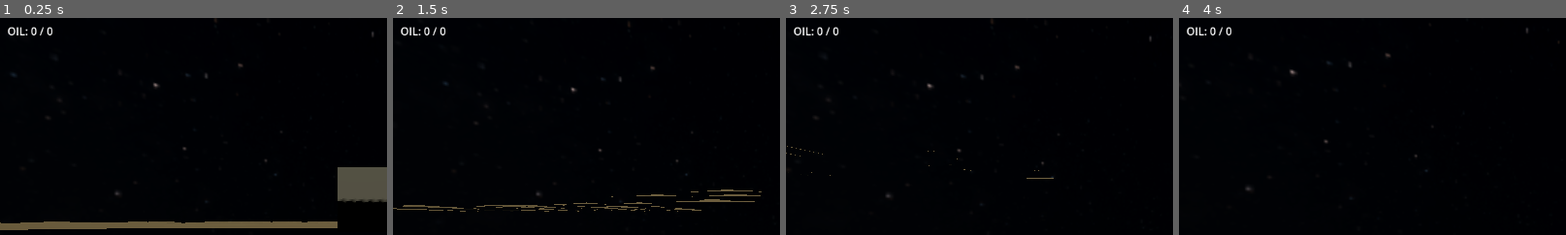
Above: before the commit, frames 1-4 (left to right).
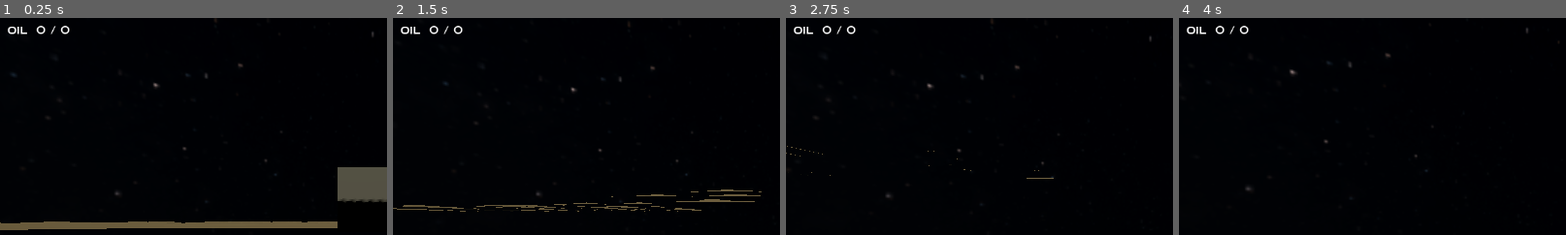
Above: after the commit, the same moments.

Repository: drussillo/Planet-Prospectors
Game: Godot game, scene res://scenes/main.tscn
The game is run twice, just before and just after one commit, with the same random seed, the same clock (stepped at 60 frames per second) and the same inputs.
Inputs (mouse positions are % of the whole screen's width and height, from its top left):
- Up to frame 1 (0.25 s): no input
- Up to frame 2 (1.5 s): move the mouse to (55, 50) at 0.52 s; hold F (interact) 0.53-1.28 s; hold W (forward) from 0.53 s (still down); tap Space (jump) at 0.77 s; move the mouse to (45, 50) at 1.27 s; tap F (interact) at 1.35 s
- Up to frame 3 (2.75 s): keep holding W (forward); tap Space (jump) at 1.52 s; move the mouse to (52, 48) at 2.02 s; hold F (interact) from 2.03 s (still down)
- Up to frame 4 (4 s): keep holding W (forward); move the mouse to (49, 52) at 2.77 s; release F (interact) at 2.78 s; tap F (interact) at 2.85 s; tap Space (jump) at 3.02, 3.77 s; tap Enter at 3.5 s; move the mouse to (57, 51) at 3.52 s; hold F (interact) from 3.53 s (still down)
The pictures show only the part of the screen within x 2-52%, y 3-53%; the shares and areas given below are measured in that part.

The runs differ from the first frame. In frame 1, 0.4% of the frame differs, in the area x 2-19%, y 3-9%; in frame 2, 0.4%; in frame 3, 0.4%; in frame 4, 0.4%.

Commit message:
Added font

Diff:
--- a/planet-prospectors/scenes/player_hud.tscn
+++ b/planet-prospectors/scenes/player_hud.tscn
@@ -1,6 +1,7 @@
 [gd_scene format=3 uid="uid://b44p6q4yxn62w"]
 
 [ext_resource type="Script" uid="uid://coycmgnus8va7" path="res://scripts/player_hud.gd" id="1_mlvnn"]
+[ext_resource type="FontFile" uid="uid://cig7en63x3xhk" path="res://assets/misc/SpeedyRegular-7BLoE.ttf" id="2_iraov"]
 
 [node name="playerHUD" type="Node2D" unique_id=1891488524]
 script = ExtResource("1_mlvnn")
@@ -10,4 +11,5 @@
 offset_top = 28.0
 offset_right = 330.0
 offset_bottom = 60.0
+theme_override_fonts/font = ExtResource("2_iraov")
 text = "OIL COUNTER"
--- a/planet-prospectors/scripts/player_hud.gd
+++ b/planet-prospectors/scripts/player_hud.gd
@@ -5,7 +5,7 @@
 	pass
 
 func update_oilcount(current, objective) -> void:
-	$oilcount.text = str("OIL: ", current, " / ", objective)
+	$oilcount.text = str("OIL  ", current, " / ", objective)
 
 # Called every frame. 'delta' is the elapsed time since the previous frame.
 func _process(delta: float) -> void:
Binary file added: planet-prospectors/assets/misc/SpeedyRegular-7BLoE.ttf
Not shown, added: planet-prospectors/assets/misc/SpeedyRegular-7BLoE.ttf.import
